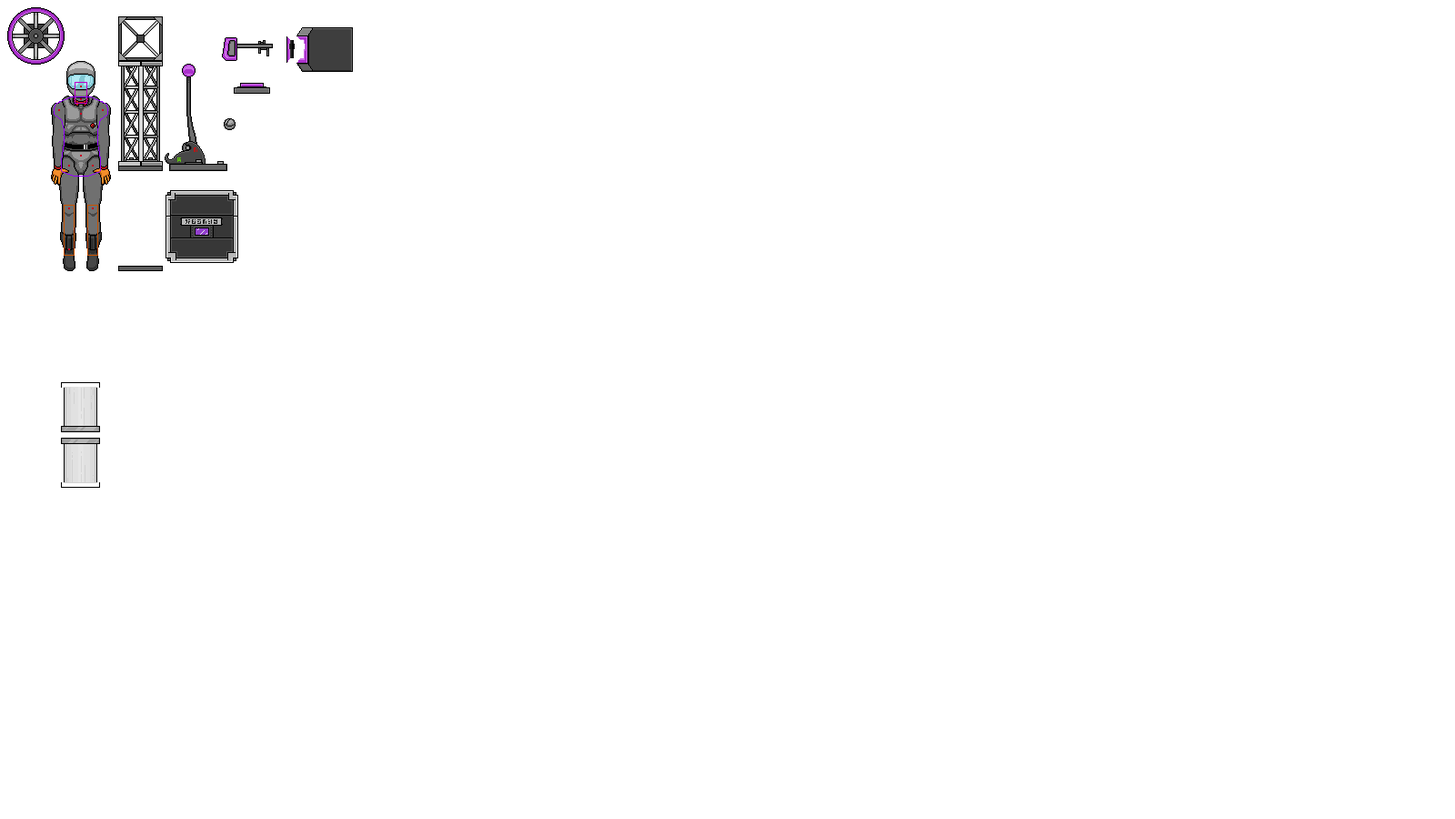
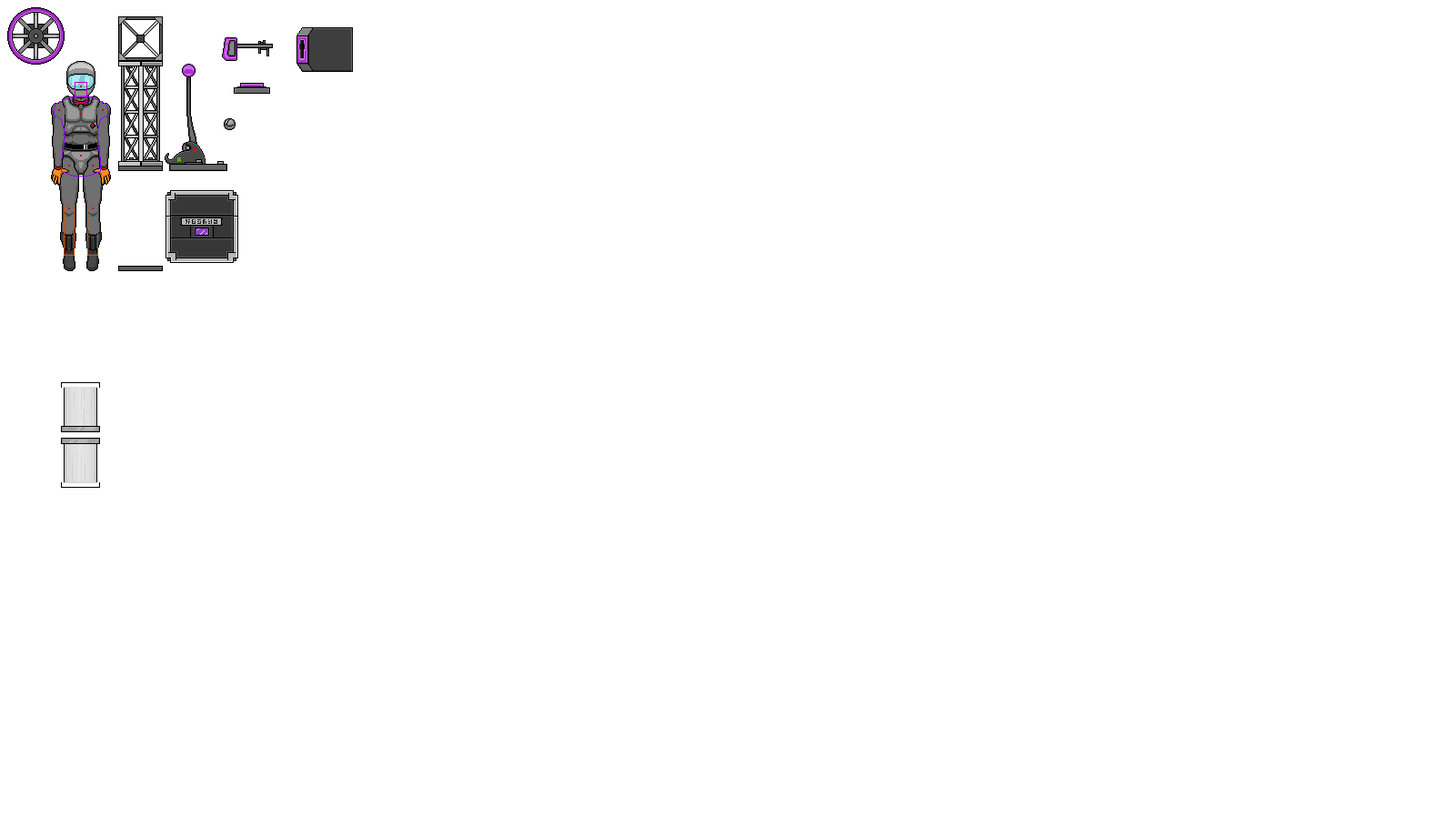
Layers edited between the first and the second w=1455, h=819 image:
painted on "Layer 4" over [left=286, top=36, right=295, bottom=63]
added layer "Layer 5" above "Objects" over [left=296, top=36, right=305, bottom=63]
